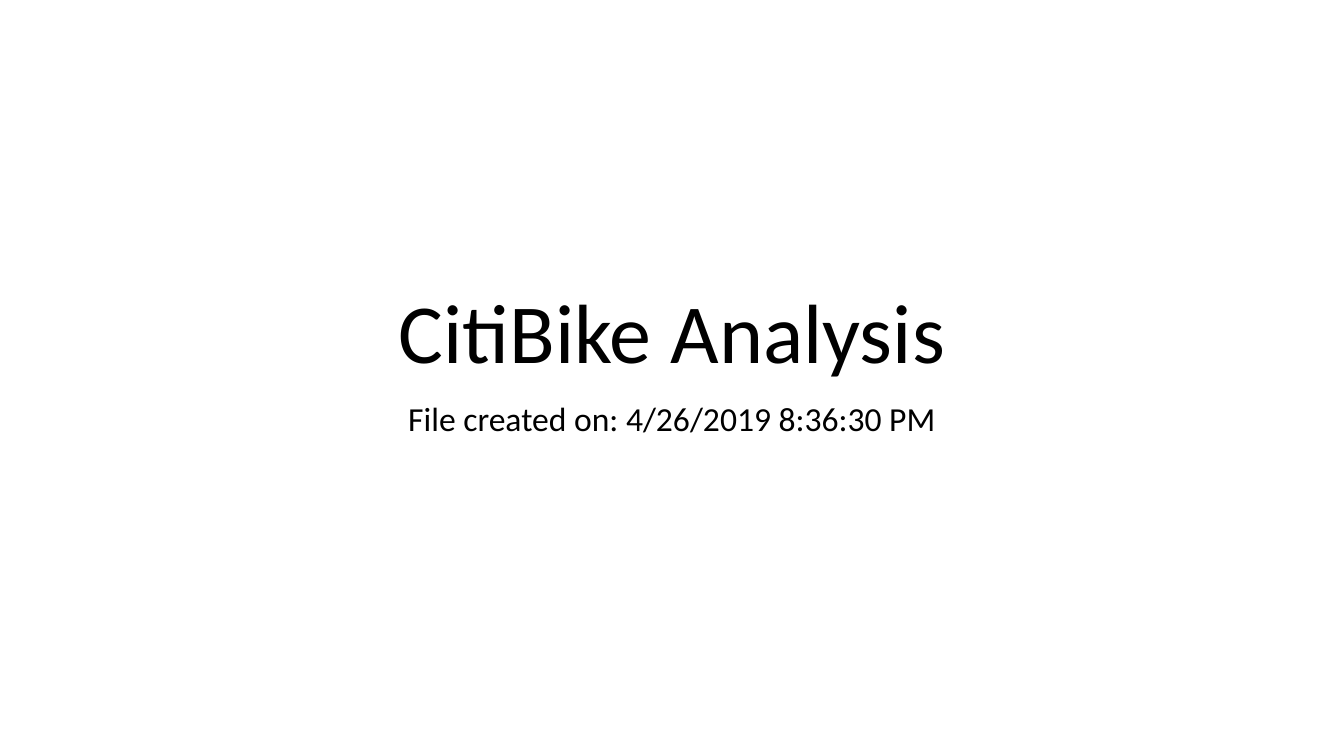
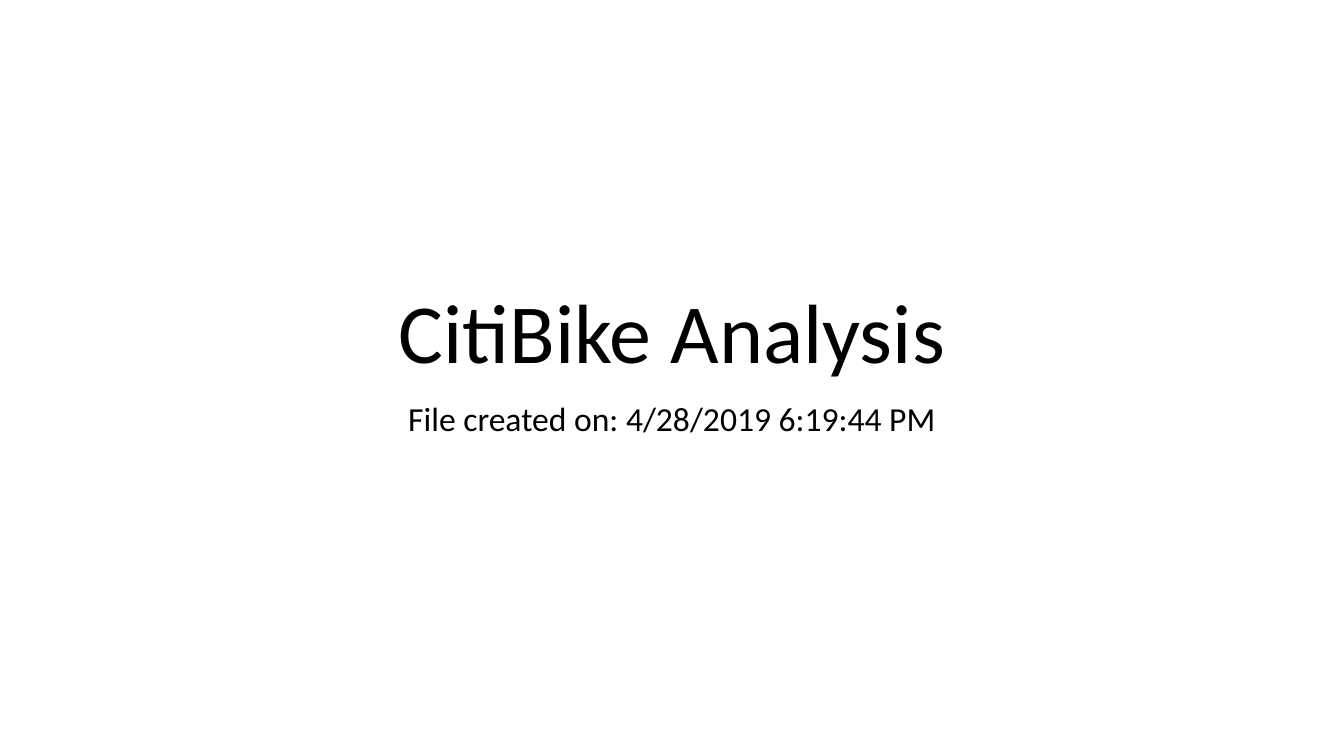
Before and after one commit to DBatalia/Tableau-Homework, a slide deck: slide 1 of CitiBike Analysis.pptx. Drawn at 1344x756 pixels with LibreOffice and Linux fonts; fonts in the diff are those of the drawing. Boxes give left, top, right and bottom in pixels: in the first picture for what was removed or moved away, otherwise in the second. Text is boxed around its words. In the diff, an @@ line names an element or a change of style, - is before the commit and + after.

```diff
--- a/CitiBike Analysis.pptx
+++ b/CitiBike Analysis.pptx
@@ subtitle at (408,407,935,433): text changed @@
-File created on: 4/26/2019 8:36:30 PM
+File created on: 4/28/2019 6:19:44 PM
```
Also in this commit, not shown: 5 slides added.
